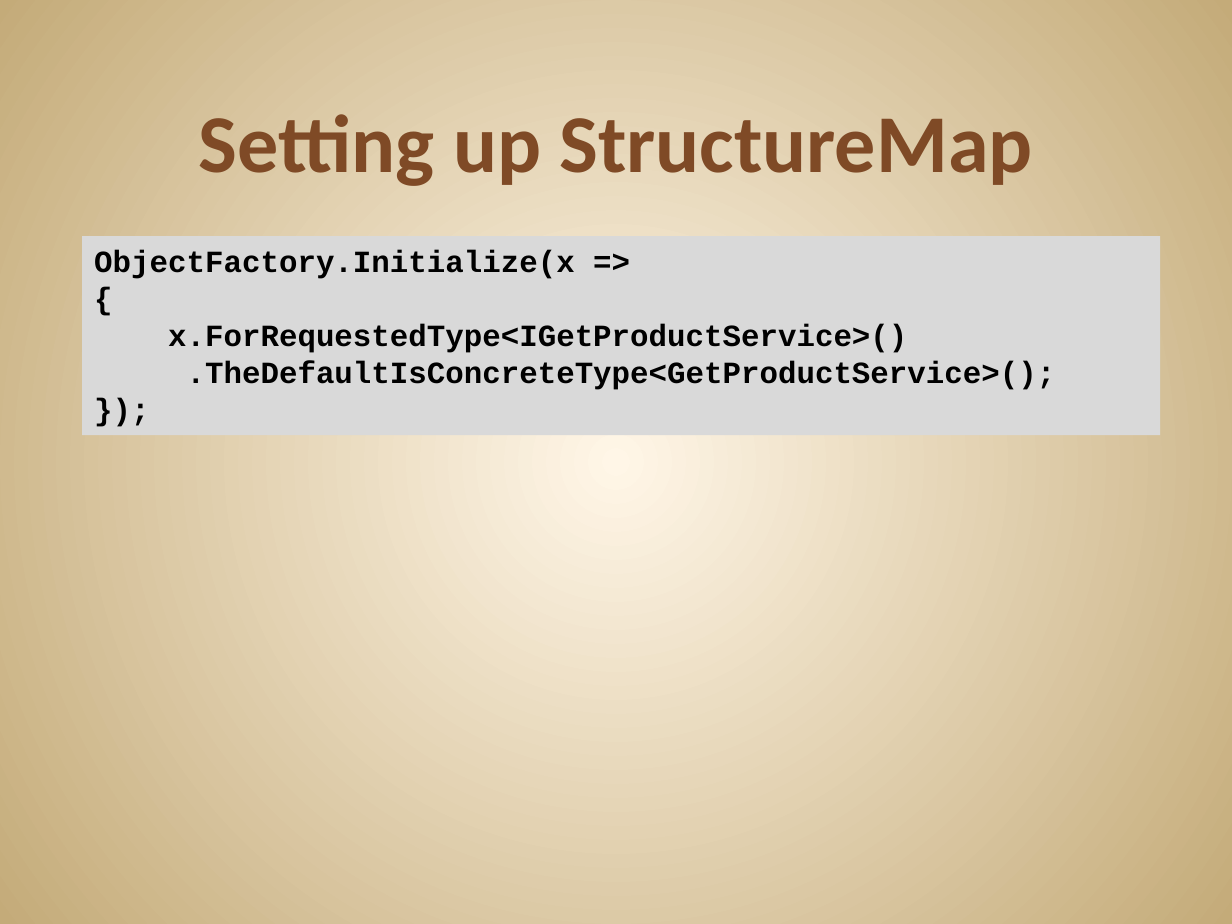
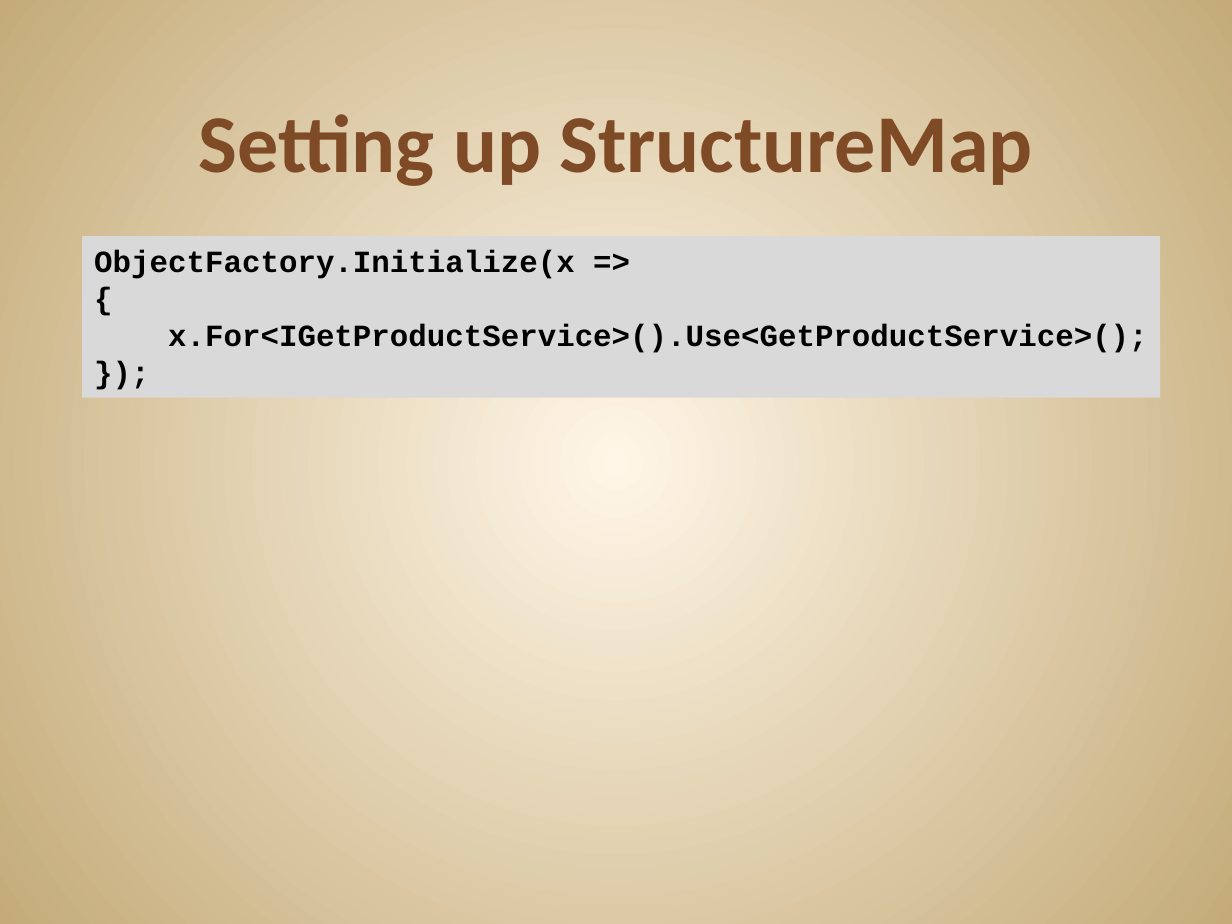
Before and after one commit to JonKruger/solid-principles, a slide deck: slide 68 of SOLID Software Design Principles - without small methods.pptx. Drawn at 1232x924 pixels with LibreOffice and Linux fonts; fonts in the diff are those of the drawing. Boxes give left, top, right and bottom in pixels: in the first picture for what was removed or moved away, otherwise in the second. Text is boxed around its words. In the diff, an @@ line names an element or a change of style, - is before the commit and + after.

```diff
--- a/SOLID Software Design Principles - without small methods.pptx
+++ b/SOLID Software Design Principles - without small methods.pptx
@@ rectangle "ObjectFactory.Initialize(x =>": place and size @@
-rectangle "ObjectFactory.Initialize(x =>" at [83, 237, 1161, 436]
+rectangle "ObjectFactory.Initialize(x =>" at [83, 237, 1161, 398]
@@ text in rectangle at [168, 324, 1148, 353]: text changed @@
-x.ForRequestedType<IGetProductService>()
-.TheDefaultIsConcreteType<GetProductService>();
+x.For<IGetProductService>().Use<GetProductService>();
```
Also in this commit, not shown: 4 other slides changed.
